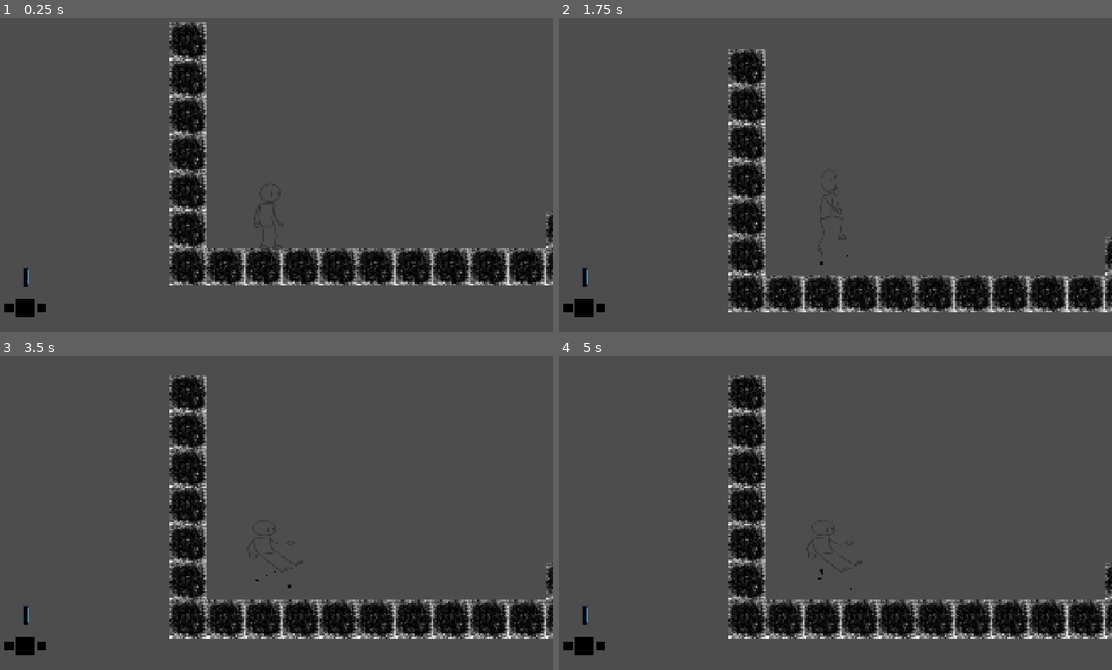
Above: before the commit, frames 1-4 (two rows, left to right).
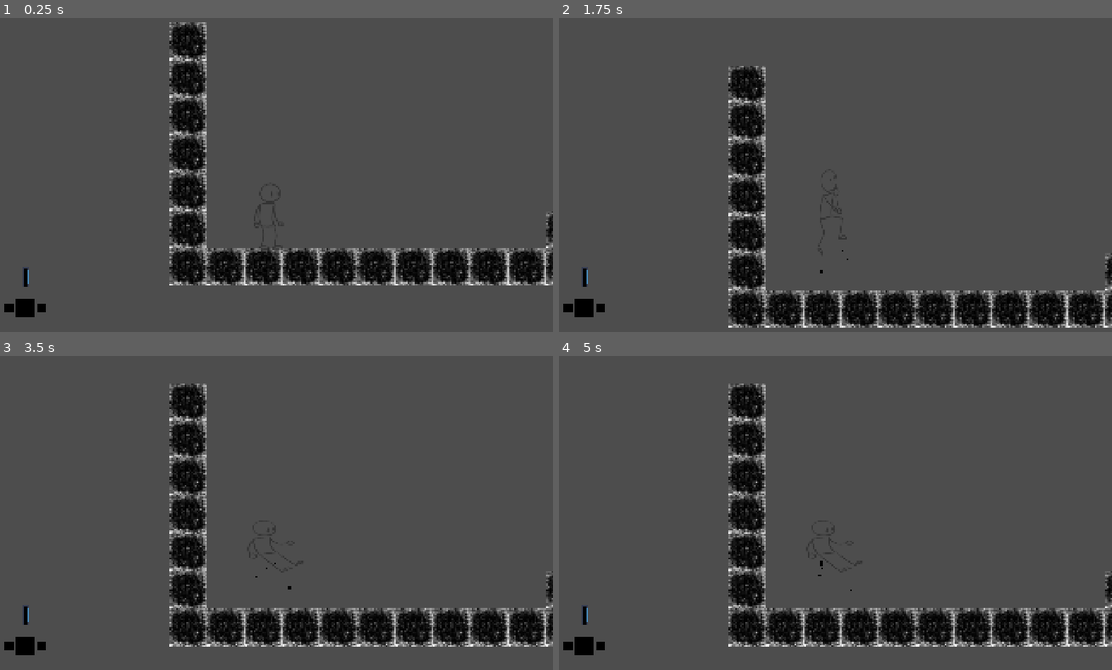
Above: after the commit, the same moments.

Repository: YhagoTomasini/Exlabers_Felpojam_026
Game: Godot game, scene res://Cenas/sala_de_testes.tscn
Same seed, same stepped clock (60 frames per second), same inputs: the game is played once before the commit and once after it. The engine's default icon, where the game draws it, is replaced by a stand-in: a white triangle on a blue panel in a dark square.
Inputs (mouse positions are in pixels of both pictures, inside the frame that each line leads up to):
- Up to frame 1 (0.25 s): no input
- Up to frame 2 (1.75 s): tap Enter at 0.5 s; move the mouse to (951, 159) at 0.52 s; hold E (UI_move_right) from 0.53 s (still down); click (951, 159) at 0.6 s; tap Up (ui_up) at 0.77, 1.52 s; move the mouse to (719, 190) at 1.27 s; right-click (719, 190) at 1.35 s
- Up to frame 3 (3.5 s): move the mouse to (326, 440) at 2.02 s; release E (UI_move_right) at 2.03 s; hold Q (UI_move_left) 2.03-2.78 s; click (326, 440) at 2.1 s; move the mouse to (243, 575) at 2.77 s; hold E (UI_move_right) from 2.78 s (still down); right-click (243, 575) at 2.85 s; tap Up (ui_up) at 3.02 s
- Up to frame 4 (5 s): move the mouse to (1001, 560) at 3.52 s; click (1001, 560) at 3.6 s; tap Up (ui_up) at 3.77, 4.52 s; move the mouse to (658, 462) at 4.27 s; release E (UI_move_right) at 4.28 s; hold Q (UI_move_left) from 4.28 s (still down); right-click (658, 462) at 4.35 s

The runs differ from the first frame. In frame 2, 11% of the frame differs, in the area x 30-100%, y 9-99%; in frame 3, 8.9%; in frame 4, 8.9%.

Commit message:
detalhes

Diff:
--- a/felpojams-dos-exlabers/Prefabs/personagem_principal.tscn
+++ b/felpojams-dos-exlabers/Cenas/personagem_principal.tscn
@@ -244,7 +244,7 @@
 particulas_andando = NodePath("particulas_andando")
 coyote_timer = NodePath("coyote_timer")
 camera = NodePath("camera")
-jump_heigh = 160.0
+jump_heigh = 256.0
 
 [node name="anim" type="AnimatedSprite2D" parent="."]
 position = Vector2(3, 0)
--- a/felpojams-dos-exlabers/Cenas/sala_de_testes.tscn
+++ b/felpojams-dos-exlabers/Cenas/sala_de_testes.tscn
@@ -1,18 +1,18 @@
 [gd_scene load_steps=18 format=3 uid="uid://cyjl8yk6bbiou"]
 
 [ext_resource type="PackedScene" uid="uid://csmiixpup6vdl" path="res://Prefabs/carimbo.tscn" id="1_67ekk"]
-[ext_resource type="Script" path="res://Codigos/sala_de_testes.gd" id="1_ipfeo"]
-[ext_resource type="PackedScene" uid="uid://crihralf2ygsv" path="res://Prefabs/personagem_principal.tscn" id="1_mlq5q"]
+[ext_resource type="Script" uid="uid://57nkudn0jsnr" path="res://Codigos/sala_de_testes.gd" id="1_ipfeo"]
+[ext_resource type="PackedScene" uid="uid://crihralf2ygsv" path="res://Cenas/personagem_principal.tscn" id="1_mlq5q"]
 [ext_resource type="PackedScene" uid="uid://ben8uam3h2ffs" path="res://Cenas/pause.tscn" id="1_o0ncy"]
 [ext_resource type="Texture2D" uid="uid://boj0th4p6qj7k" path="res://Imagens/Rascunho_tile.jpg" id="1_o42xe"]
 [ext_resource type="PackedScene" uid="uid://co1uo20k2ecem" path="res://Prefabs/ui_tintas.tscn" id="3_g2hjm"]
-[ext_resource type="PackedScene" uid="uid://dxhdb2kpdc0ye" path="res://Prefabs/camera.tscn" id="3_ueut7"]
+[ext_resource type="PackedScene" path="res://Prefabs/camera.tscn" id="3_ueut7"]
 [ext_resource type="PackedScene" uid="uid://dnbtwvdaltm27" path="res://Prefabs/final_lvl_2.tscn" id="4_to47i"]
 [ext_resource type="PackedScene" uid="uid://cjdjfwiarpnt1" path="res://Prefabs/final_lvl_1.tscn" id="5_ea0tj"]
 [ext_resource type="PackedScene" uid="uid://cl4jcpv4a41vx" path="res://Prefabs/final_lvl_3.tscn" id="6_o0ncy"]
 [ext_resource type="PackedScene" uid="uid://y1np6ckhs8dw" path="res://Prefabs/morte.tscn" id="7_ea0tj"]
 [ext_resource type="PackedScene" uid="uid://cl1s0ivmo0f7r" path="res://Prefabs/pressure_plate.tscn" id="8_o0ncy"]
-[ext_resource type="PackedScene" uid="uid://f8g1uga8y487" path="res://Prefabs/dipsarador.tscn" id="9_hxyqr"]
+[ext_resource type="PackedScene" path="res://Prefabs/dipsarador.tscn" id="9_hxyqr"]
 [ext_resource type="PackedScene" uid="uid://b8eao55q21qss" path="res://Prefabs/porta.tscn" id="10_eorjc"]
 [ext_resource type="PackedScene" uid="uid://cj4boxypchcqd" path="res://Cenas/configs.tscn" id="14_8262j"]
 
--- a/felpojams-dos-exlabers/Codigos/personagem_principal.gd
+++ b/felpojams-dos-exlabers/Codigos/personagem_principal.gd
@@ -43,10 +43,11 @@
 
 func _physics_process(delta: float) -> void:
 	#Se n estiver no chão e n estiver no ciano cai normal,
-	if not is_on_floor() and !noCianoB:
-		velocity.x = 0
+	#if not is_on_floor() and !noCianoB:
+		#velocity.x = 0
 	#Se n estiver no chão e estiver no ciano cai devagar
-	elif not is_on_floor() and noCianoB:
+	#el
+	if not is_on_floor() and noCianoB:
 		velocity += (get_gravity() * delta)/4
 
 	#Se estiver no chão e não estiver em um ciano pula normal
@@ -87,6 +88,7 @@
 		var c = get_slide_collision(i)
 		if c.get_collider() is RigidBody2D:
 			c.get_collider().apply_central_impulse(-c.get_normal()*push_force)
+
 	if Input.is_action_just_pressed("reset"):
 		Globals.refil_de_tinta()
 		get_tree().reload_current_scene()
--- a/felpojams-dos-exlabers/Prefabs/marcaM.tscn
+++ b/felpojams-dos-exlabers/Prefabs/marcaM.tscn
@@ -2,7 +2,7 @@
 
 [ext_resource type="Script" uid="uid://dvkmnrd0dsu3m" path="res://Codigos/marca.gd" id="1_5jqdy"]
 [ext_resource type="Texture2D" uid="uid://6brus8staoto" path="res://Imagens/carimbos/magenta2.png" id="2_5ktuj"]
-[ext_resource type="Script" uid="uid://cvgttsfwkily5" path="res://Prefabs/area_2d_magenta.gd" id="3_xc68n"]
+[ext_resource type="Script" uid="uid://cvgttsfwkily5" path="res://Codigos/area_2d_magenta.gd" id="3_xc68n"]
 
 [sub_resource type="RectangleShape2D" id="RectangleShape2D_xc68n"]
 size = Vector2(126, 126)
Renamed: felpojams-dos-exlabers/Prefabs/area_2d_magenta.gd -> felpojams-dos-exlabers/Codigos/area_2d_magenta.gd
Renamed: felpojams-dos-exlabers/Prefabs/area_2d_magenta.gd.uid -> felpojams-dos-exlabers/Codigos/area_2d_magenta.gd.uid
